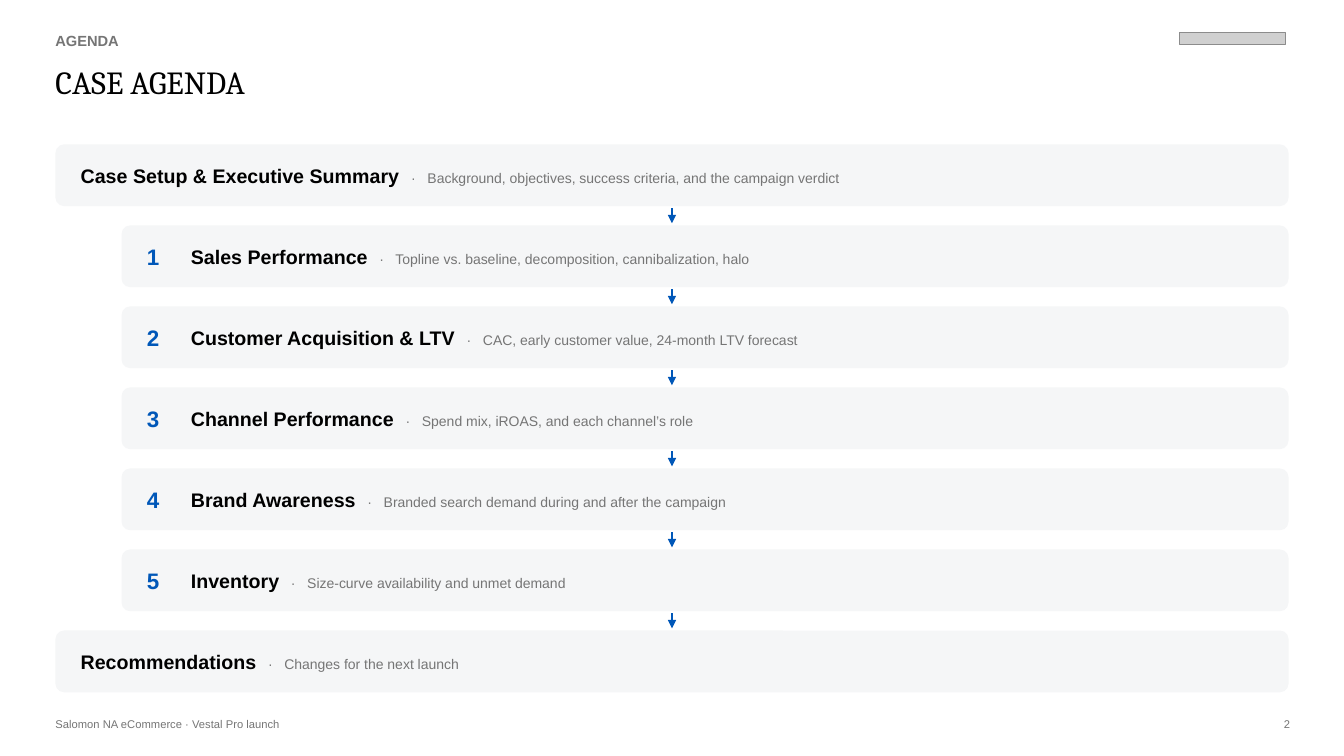
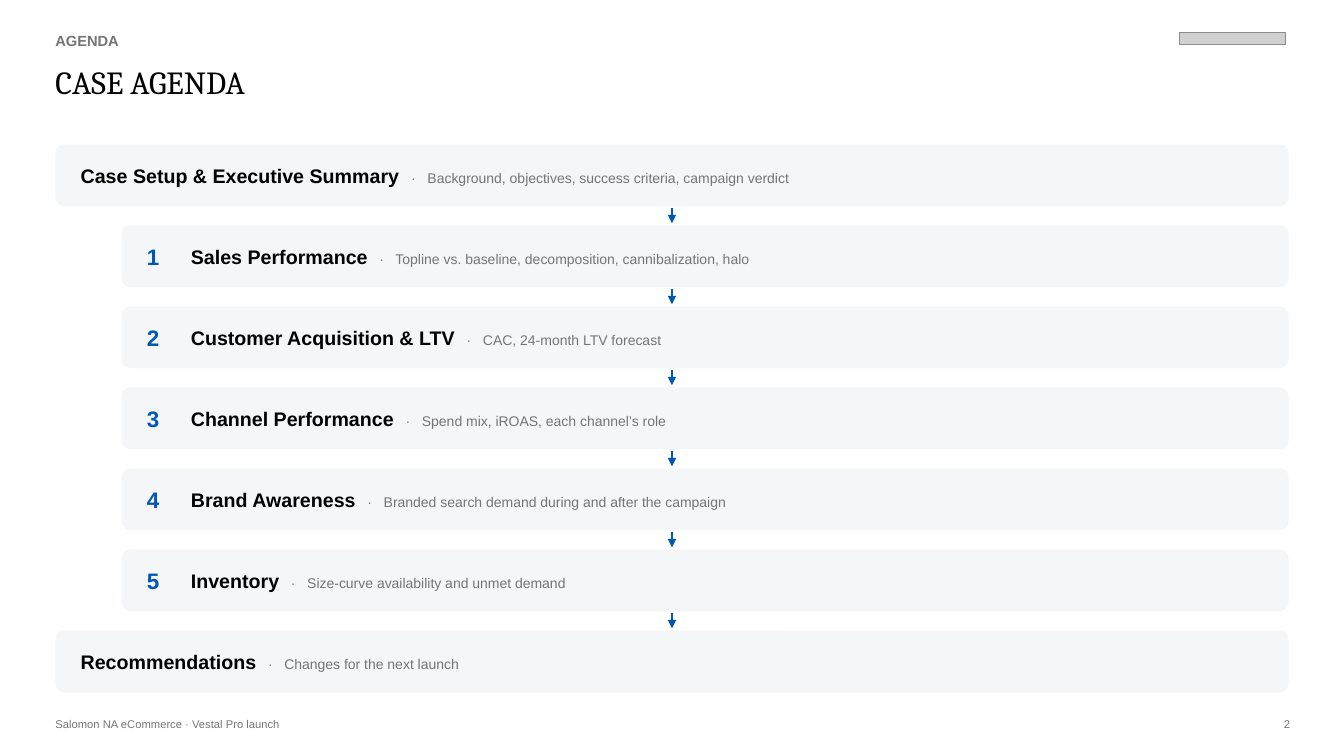
Before and after one commit to andersone17/salomon_case, a slide deck: slide 2 of deliverables/VestalPro_Campaign_Readout_iter2.pptx. Drawn at 1344x756 pixels with LibreOffice and Linux fonts; fonts in the diff are those of the drawing; grey boxes stand for pictures. Boxes give left, top, right and bottom in pixels: in the first picture for what was removed or moved away, otherwise in the second. Text is boxed around its words. In the diff, an @@ line names an element or a change of style, - is before the commit and + after.

```diff
--- a/deliverables/VestalPro_Campaign_Readout_iter2.pptx
+++ b/deliverables/VestalPro_Campaign_Readout_iter2.pptx
@@ text at [81, 168, 789, 187]: text changed @@
-Case Setup & Executive Summary · Background, objectives, success criteria, and the campaign verdict
+Case Setup & Executive Summary · Background, objectives, success criteria, campaign verdict
@@ text at [191, 330, 661, 349]: text changed @@
-Customer Acquisition & LTV · CAC, early customer value, 24-month LTV forecast
+Customer Acquisition & LTV · CAC, 24-month LTV forecast
@@ text at [191, 411, 666, 429]: text changed @@
-Channel Performance · Spend mix, iROAS, and each channel’s role
+Channel Performance · Spend mix, iROAS, each channel’s role
```
Also in this commit, not shown: 7 other slides changed, 40 other files.
